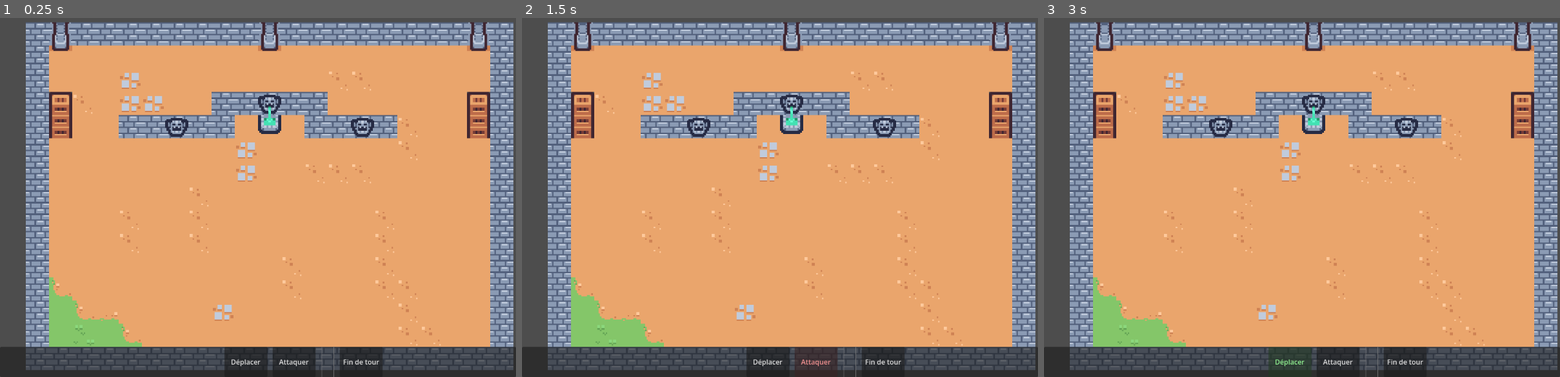
Above: before the commit, frames 1-3 (left to right).
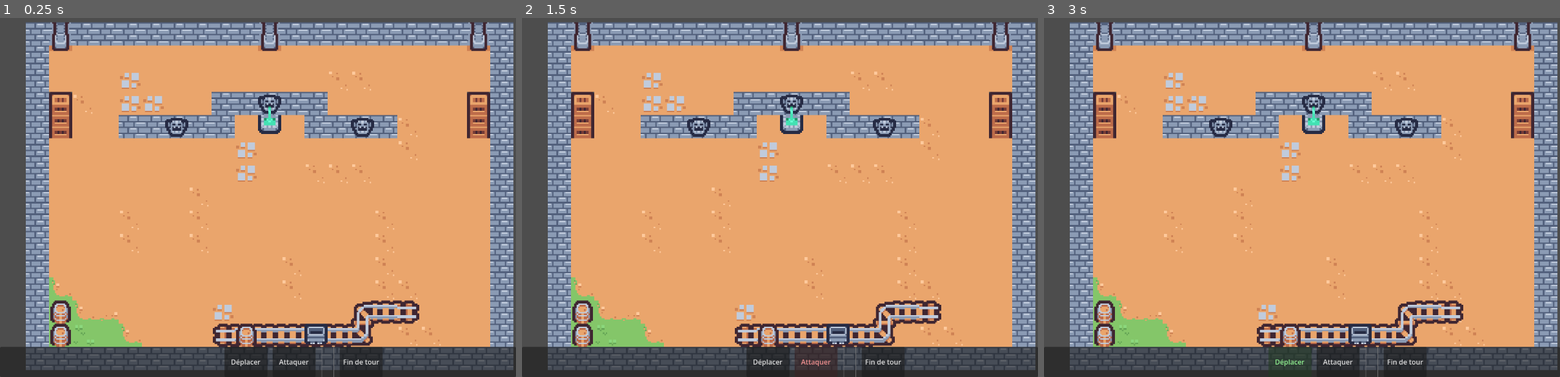
Above: after the commit, the same moments.

Repository: Essy7126/dungeon-draft-v-2
Game: Godot game, scene res://data/rooms/maps/battle_salle3.tscn
Two runs of this game, one before a commit and one after it. Both use one fixed random seed, a clock stepped at 60 frames per second and the inputs below. This scene is started directly instead of the project's main scene.
Inputs:
- Up to frame 1 (0.25 s): no input
- Up to frame 2 (1.5 s): click "Déplacer" at 0.5 s; click "Attaquer" at 1.25 s
- Up to frame 3 (3 s): click "Fin de tour" at 2 s; click "Déplacer" at 2.75 s

The runs differ from the first frame. In frame 1, 2.9% of the frame differs, in the area x 9-82%, y 78-92%; in frame 2, 2.9%; in frame 3, 2.9%.
Error in both runs: Invalid call. Nonexistent function 'get_current_unit' in base 'Nil'. (res://battle/battle.gd:375)

Commit message:
test
test

Diff:
--- a/data/rooms/maps/battle_salle3.tscn
+++ b/data/rooms/maps/battle_salle3.tscn
@@ -314,3 +314,13 @@
 scale = Vector2(4, 4)
 tile_map_data = PackedByteArray("AAAAAAAAAAAEAAMAAAAAAAEAAAAEAAMAAAAAAAIAAAAEAAMAAAAAAAMAAAAEAAMAAAAAAAQAAAAEAAMAAAAAAA …(4960 unchanged characters)…
 tile_set = SubResource("TileSet_oxp8w")
+
+[node name="DecorationLayer" type="TileMapLayer" parent="." unique_id=747227336]
+scale = Vector2(4, 4)
+tile_map_data = PackedByteArray("AAAJAA0AAAAKAAUAAAAKAA0AAAAKAAUAAAALAA0AAAAKAAUAAAAMAA0AAAAKAAUAAAANAA0AAAAKAAUAAAAOAA0AAAALAAcAAAAOAAwAAAAJAAUAAAAPAAwAAAAKAAUAAAAIAA0AAAAHAAUAAGAQAAwAAAAHAAUAAFABAAwAAAAKAAYAAAABAA0AAAAKAAYAAAA=")
+tile_set = SubResource("TileSet_oxp8w")
+
+[node name="DecorationplusLayer" type="TileMapLayer" parent="." unique_id=461538353]
+scale = Vector2(4, 4)
+tile_map_data = PackedByteArray("AAAJAA0AAAAKAAYAAAAMAA0AAAAGAAQAAAA=")
+tile_set = SubResource("TileSet_oxp8w")
